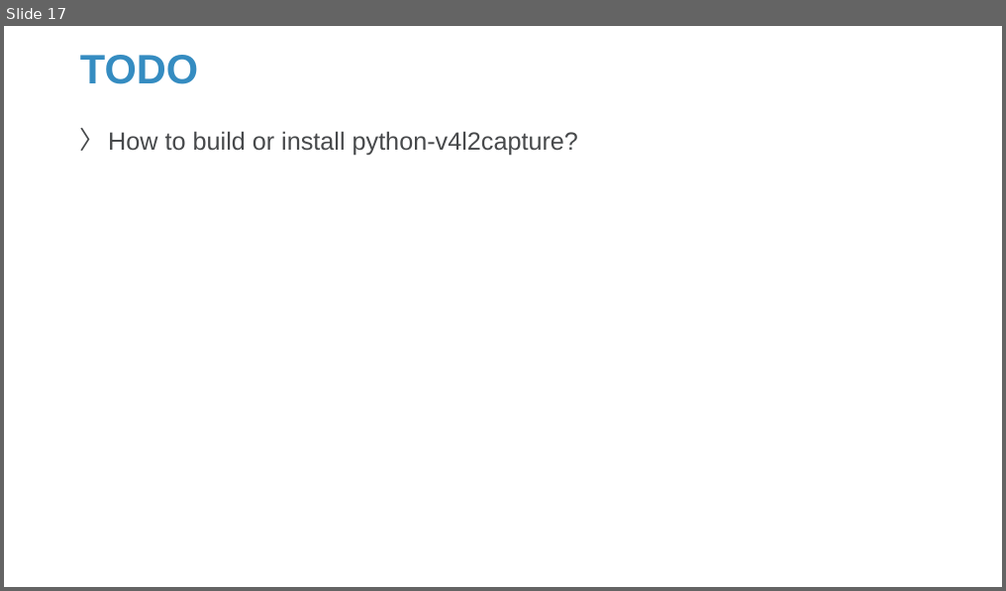
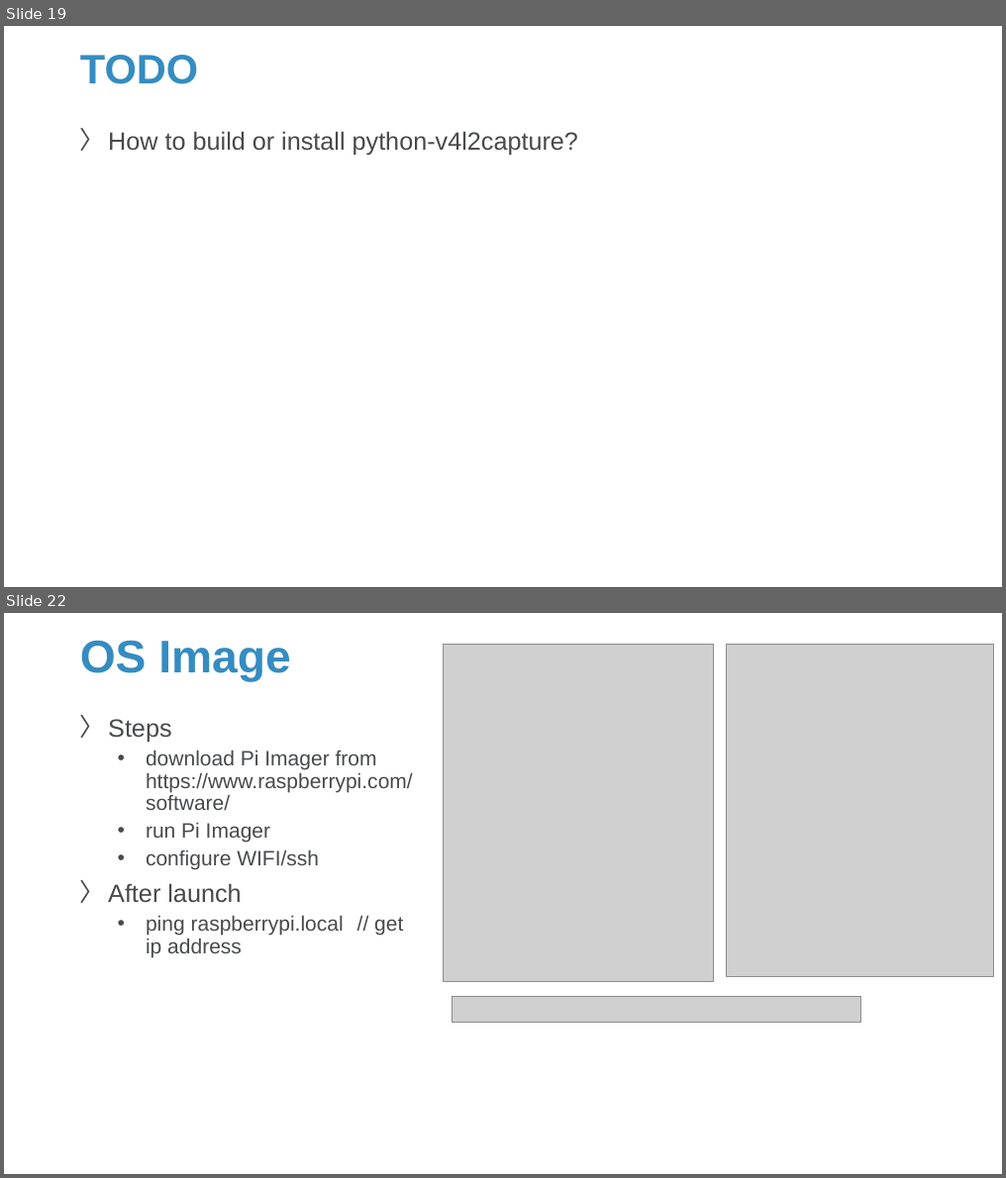
Before and after one commit to Sparks-Lu/TechNotes, a slide deck: Hardware/RaspberrySetup.pptx. Shown one above the other, each under a label of ours: slide 17 before the commit, slides 19 and 22 after it; the slides between them are not shown. The pictures are 1006x591 and 1006x1178 pixels, drawn with LibreOffice and Linux fonts; fonts in the diff are those of the drawing; grey boxes stand for pictures; background and template pictures are left out. Boxes give left, top, right and bottom in pixels: in the first picture for what was removed or moved away, otherwise in the second. Text is boxed around its words. In the diff, an @@ line names an element or a change of style, - is before the commit and + after.

```diff
--- a/Hardware/RaspberrySetup.pptx
+++ b/Hardware/RaspberrySetup.pptx
@@ slide 22 added at (x1=4, y1=613, x2=1002, y2=1174), background picture (left out) @@
@@ title added at (x1=80, y1=640, x2=290, y2=682), 44 pt, text #358CC1, bold @@
+OS Image
@@ picture added at (x1=443, y1=644, x2=714, y2=981) @@
@@ picture added at (x1=727, y1=644, x2=994, y2=977) @@
@@ text added at (x1=108, y1=719, x2=413, y2=958), 20 pt, text #47494B @@
+〉 Steps
+  • download Pi Imager from https://www.raspberrypi.com/software/
+  • run Pi Imager
+  • configure WIFI/ssh
+〉 After launch
+  • ping raspberrypi.local // get ip address
@@ picture added at (x1=451, y1=996, x2=860, y2=1023) @@
@@ what was slide 17 is now slide 19 @@
```
Also in this commit, not shown: 2 slides changed, 20 other slides added, 22 other files.
